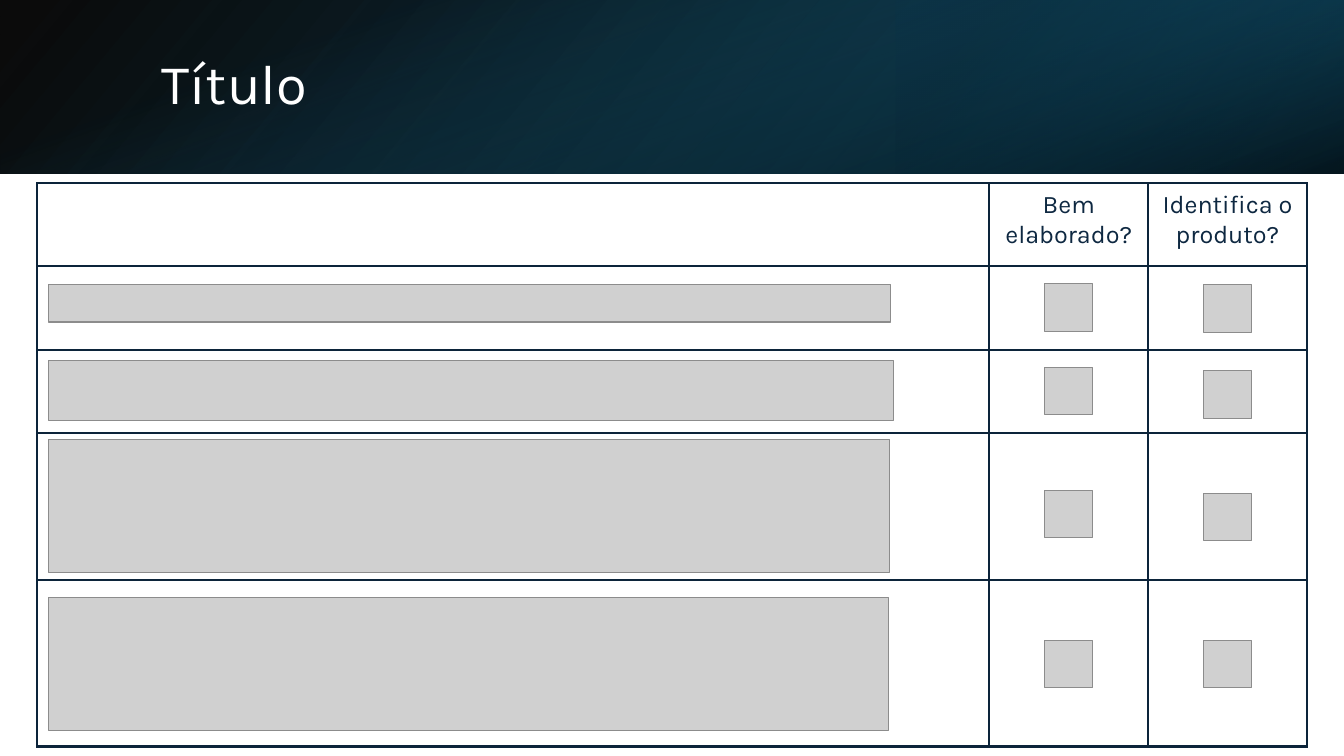
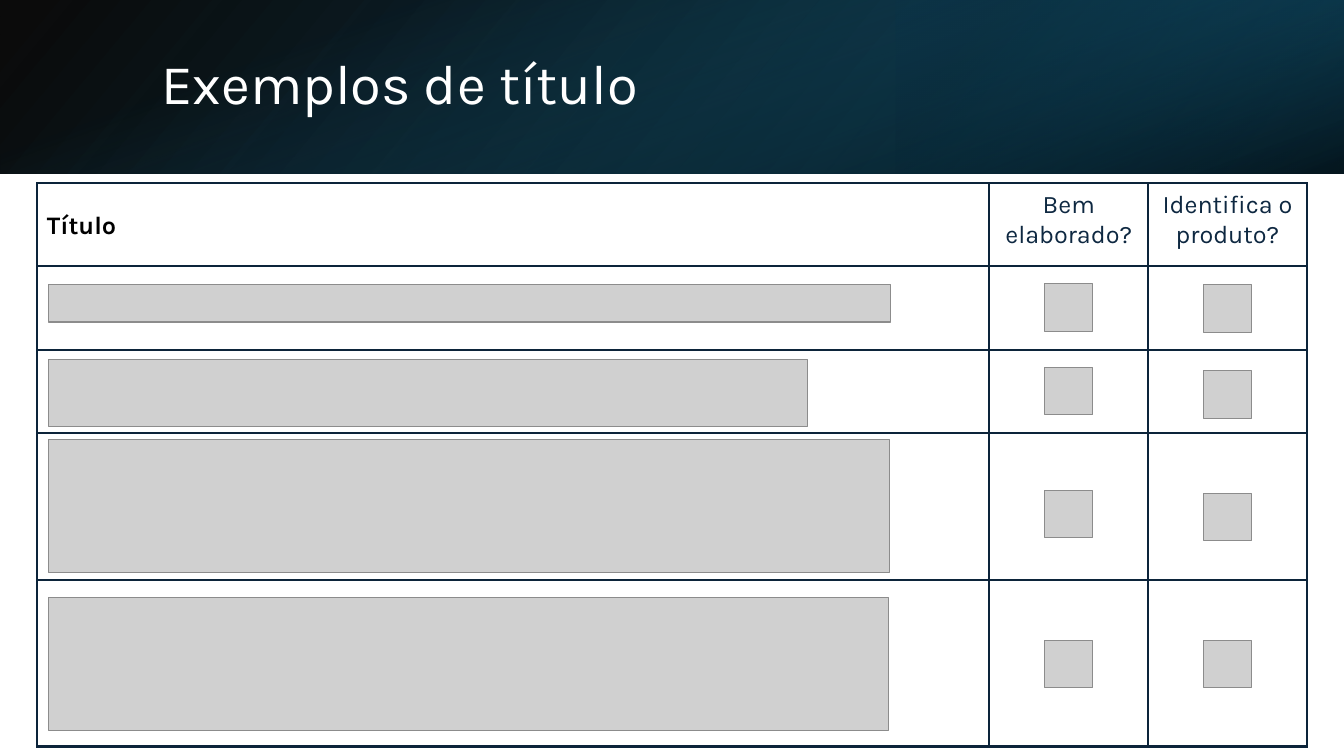
Before and after one commit to InovaFiscaliza/dados-pacp, a slide deck: slide 11 of sch/docs/Rotulagem de Anúncios.pptx (slide 9 before the commit). Drawn at 1344x756 pixels with LibreOffice and Linux fonts; fonts in the diff are those of the drawing; grey boxes stand for pictures. Boxes give left, top, right and bottom in pixels: in the first picture for what was removed or moved away, otherwise in the second. Text is boxed around its words. In the diff, an @@ line names an element or a change of style, - is before the commit and + after.

```diff
--- a/sch/docs/Rotulagem de Anúncios.pptx
+++ b/sch/docs/Rotulagem de Anúncios.pptx
@@ title at [161,61,638,117]: text changed @@
-Título
+Exemplos de título
@@ text in rectangle at [47,214,116,235]: text added @@
+Título
@@ picture: place and size @@
-picture at [49,361,894,420]
+picture at [49,359,809,426]
```
Also in this commit, not shown: 8 other slides changed, 4 slides added, 4 slides removed, 2 other files.
